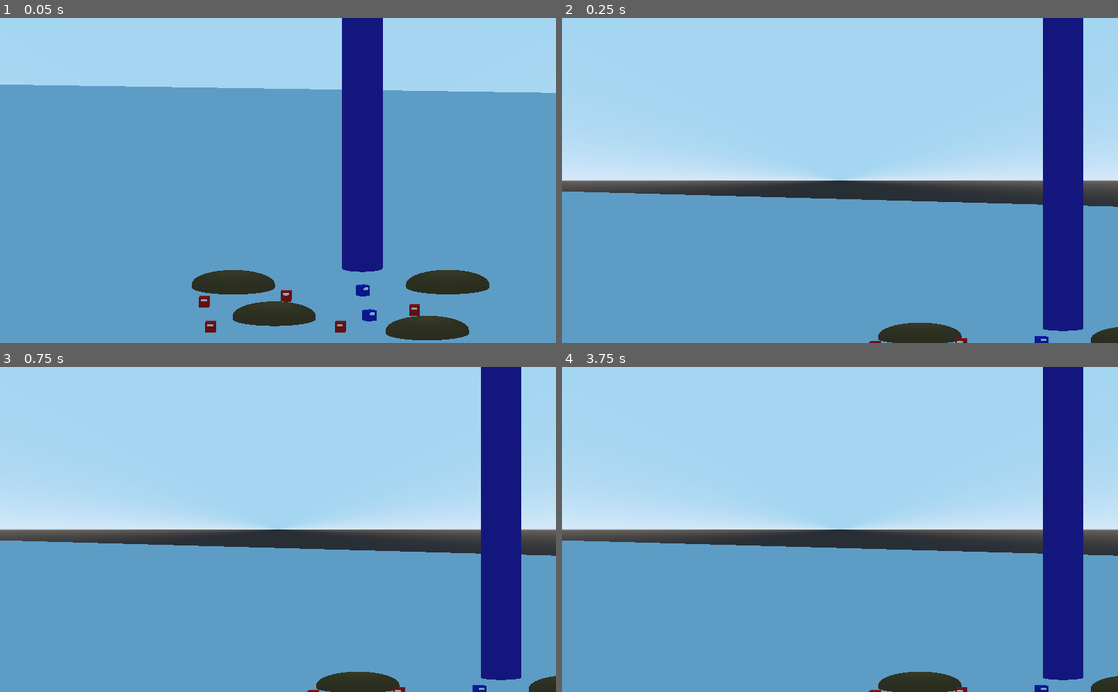
Above: before the commit, frames 1-4 (two rows, left to right).
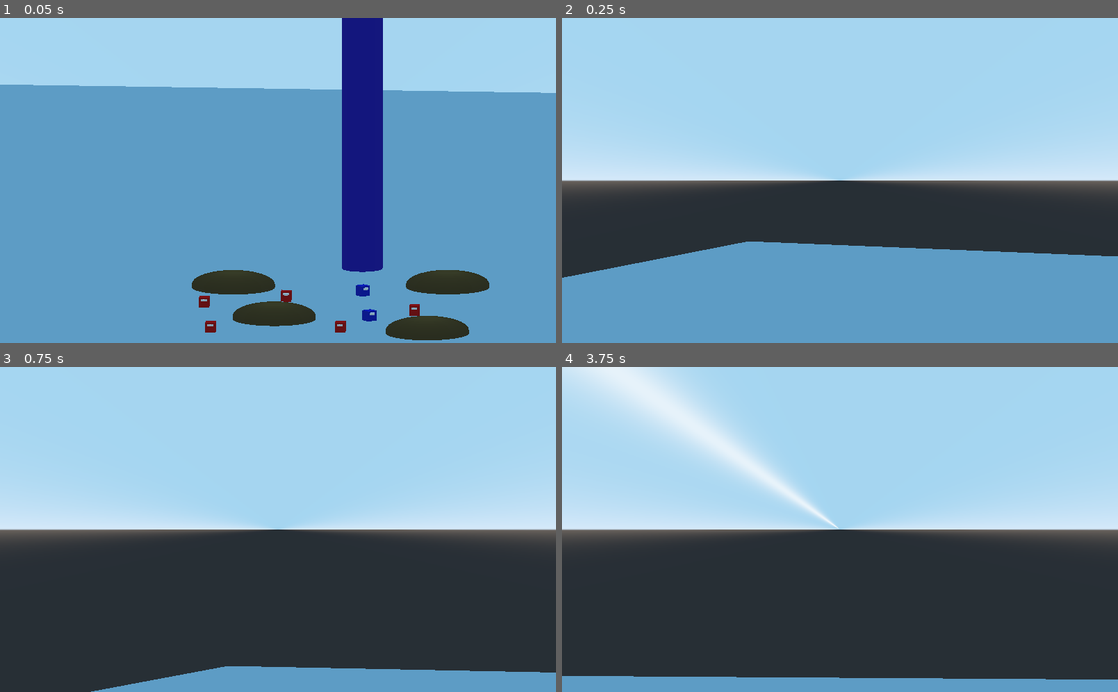
Above: after the commit, the same moments.

Repository: GoDandrea/Drown-in-Future
Game: Godot game, scene res://scenes/World.tscn
Same seed, same stepped clock (60 frames per second), same inputs: the game is played once before the commit and once after it.
Inputs (mouse positions are in pixels of both pictures, inside the frame that each line leads up to):
- Up to frame 1 (0.05 s): no input
- Up to frame 2 (0.25 s): no input
- Up to frame 3 (0.75 s): tap Enter (ui_accept) at 0.5, 0.6 s; move the mouse to (400, 513) at 0.52 s; hold Right (ui_right) from 0.53 s (still down); click (400, 513) at 0.67 s
- Up to frame 4 (3.75 s): tap Enter (ui_accept) at 0.77, 1.07, 2, 2.3 s; release Right (ui_right) at 1.25 s; drag from (728, 545) to (812, 594) at 1.27 s; move the mouse to (895, 458) at 2.02 s; hold Right (ui_right) 2.03-2.75 s; right-click (895, 458) at 2.1 s; click (895, 458) at 2.17 s; drag from (812, 594) to (673, 480) at 2.77 s; move the mouse to (1006, 578) at 3.52 s; press the mouse at (1006, 578) at 3.53 s; hold Left (ui_left) from 3.53 s (still down)

Frame 1 is identical in both runs. In frame 2, 23% of the frame differs, in the area x 0-100%, y 0-100%; in frame 3, 45%; in frame 4, 51%.

Commit message:
Adds camera "pan" with WASD

Diff:
--- a/CamBase.gd
+++ b/CamBase.gd
@@ -1,7 +1,7 @@
 extends Spatial
 
 const MOVE_MARGIN = 20
-const MOVE_SPEED = 0.005
+const MOVE_SPEED = 0.0005
 
 var team = 0
 var selected_units = []
@@ -13,7 +13,11 @@
 
 func _process(_delta):
 
+	if Input.is_action_just_pressed("ui_accept"):
+		print(rotation_degrees)
+
 	var m_pos = get_viewport().get_mouse_position()
+	calc_move()
 	if Input.is_action_just_pressed("main_command"):
 		move_selected_units(m_pos)
 	if Input.is_action_just_pressed("alt_command"):
@@ -29,14 +33,20 @@
 
 	$Camera.father_rot = rotation_degrees[1]
 
-		#smooth movement
-	var inpx = (int(Input.is_action_pressed("ui_right"))
+
+
+func calc_move():
+	#smooth movement
+	var move_vec = Vector2()
+	move_vec.x = (int(Input.is_action_pressed("ui_right"))
 	                   - int(Input.is_action_pressed("ui_left")))
-	var inpy = (int(Input.is_action_pressed("ui_down"))
-	                   - int(Input.is_action_pressed("ui_up")))
-	#position.x = lerp(position.x, position.x + inpx *speed * zoom.x,speed * delta)
-	#position.y = lerp(position.y, position.y + inpy *speed * zoom.y,speed * delta)
+	move_vec.y = (int(Input.is_action_pressed("ui_up"))
+	                   - int(Input.is_action_pressed("ui_down")))
+	move_vec *= MOVE_SPEED
 
+	global_rotate(Vector3(0,1,0), -rad2deg(move_vec.x))
+	if not ((rotation_degrees[0] + 100*-rad2deg(move_vec.y) > -5) or (rotation_degrees[0] + 100*-rad2deg(move_vec.y) < -75)):
+		rotate_object_local(Vector3(1,0,0), -rad2deg(move_vec.y))
 
 
 
--- a/scenes/Camera.gd
+++ b/scenes/Camera.gd
@@ -18,17 +18,11 @@
 var is_dragging = false
 var move_to_point = Vector2()
 
-signal area_selected
-signal start_move_selection
-
 
 func _process(delta):
 
-	if Input.is_action_just_pressed("ui_accept"):
-		print(global_transform.basis.get_euler(), father_rot)
-
 	var m_pos = get_viewport().get_mouse_position()
-	calc_move(m_pos, delta)
+	calc_move(m_pos)
 
 	#zoom in
 	size = lerp(size, size * zoomfactor, zoomspeed * delta)
@@ -37,7 +31,7 @@
 	if not zooming:
 		zoomfactor = 1.0
 
-func calc_move(m_pos, delta):
+func calc_move(m_pos):
 	var v_size = get_viewport().size
 	var move_vec = Vector2()
 	if m_pos.x < MOVE_MARGIN:
@@ -51,7 +45,7 @@
 	move_vec *= MOVE_SPEED
 
 	var g_rotation = global_transform.basis.get_euler()
-	if not ((rad2deg(g_rotation[1]) + 100*-rad2deg(move_vec.x) > 15 + father_rot) or (rad2deg(g_rotation[1]) + 100*-rad2deg(move_vec.x) < -15 + father_rot)):
+	if not ((rad2deg(g_rotation[1]) + 100*-rad2deg(move_vec.x) > 40 + father_rot) or (rad2deg(g_rotation[1]) + 100*-rad2deg(move_vec.x) < -40 + father_rot)):
 		global_rotate(Vector3(0,1,0), -rad2deg(move_vec.x))
 	if not ((rotation_degrees[0] + 100*-rad2deg(move_vec.y) > 10) or (rotation_degrees[0] + 100*-rad2deg(move_vec.y) < -75)):
 		rotate_object_local(Vector3(1,0,0), -rad2deg(move_vec.y))
@@ -61,9 +55,9 @@
 		if event.is_pressed():
 			zooming = true
 			if event.button_index == BUTTON_WHEEL_UP:
-				zoomfactor -= 0.01 * zoomspeed
+				zoomfactor -= 0.05 * zoomspeed
 			if event.button_index == BUTTON_WHEEL_DOWN:
-				zoomfactor += 0.01 * zoomspeed
+				zoomfactor += 0.05 * zoomspeed
 		else:
 			zooming = false
 
